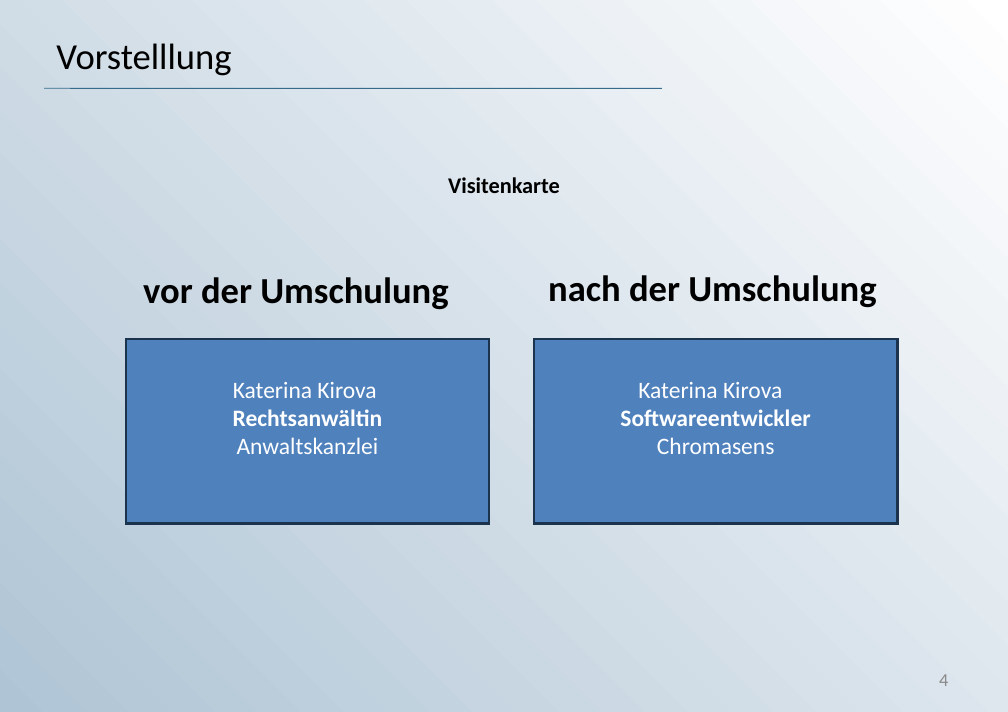
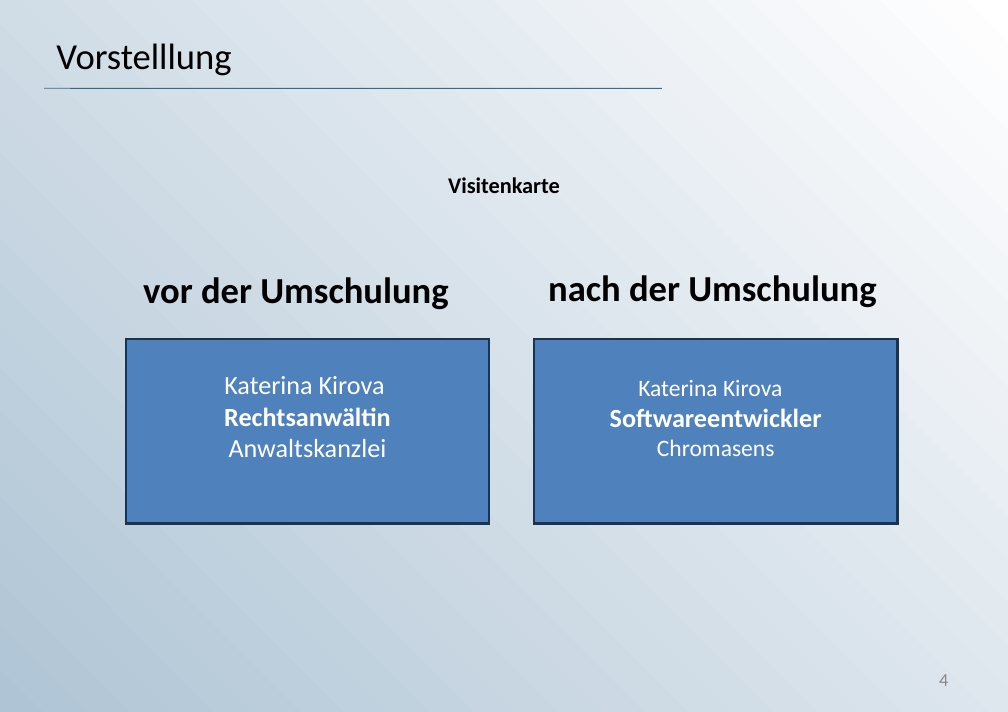
Before and after one commit to KaterinaKirova/Exam-DAVA, a slide deck: slide 4 of Präsentation_DAVA_Prüfung.ppt. Drawn at 1008x712 pixels with LibreOffice and Linux fonts; fonts in the diff are those of the drawing; background and template pictures are left out. Boxes give left, top, right and bottom in pixels: in the first picture for what was removed or moved away, otherwise in the second. Text is boxed around its words. In the diff, an @@ line names an element or a change of style, - is before the commit and + after.

```diff
--- a/Präsentation_DAVA_Prüfung.ppt
+++ b/Präsentation_DAVA_Prüfung.ppt
@@ rectangle "Katerina Kirova Rechtsanwältin" at (126,339,489,523): size 18 to 20 pt @@
@@ text in rectangle at (592,380,822,427): size 18 to 20 pt in "Softwareentwickler" @@
```
Also in this commit, not shown: 4 other slides changed, 3 slides added, 1 slide removed.
